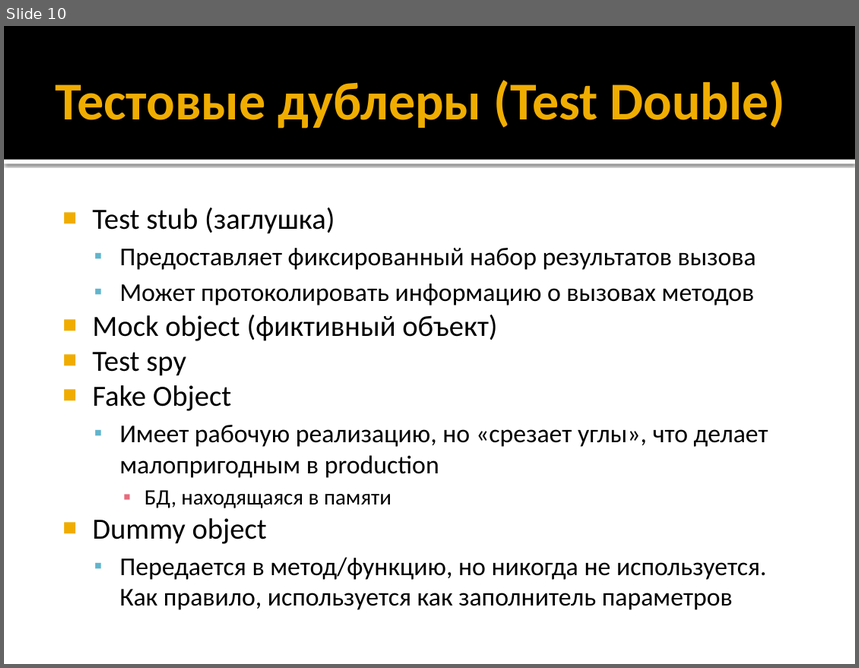
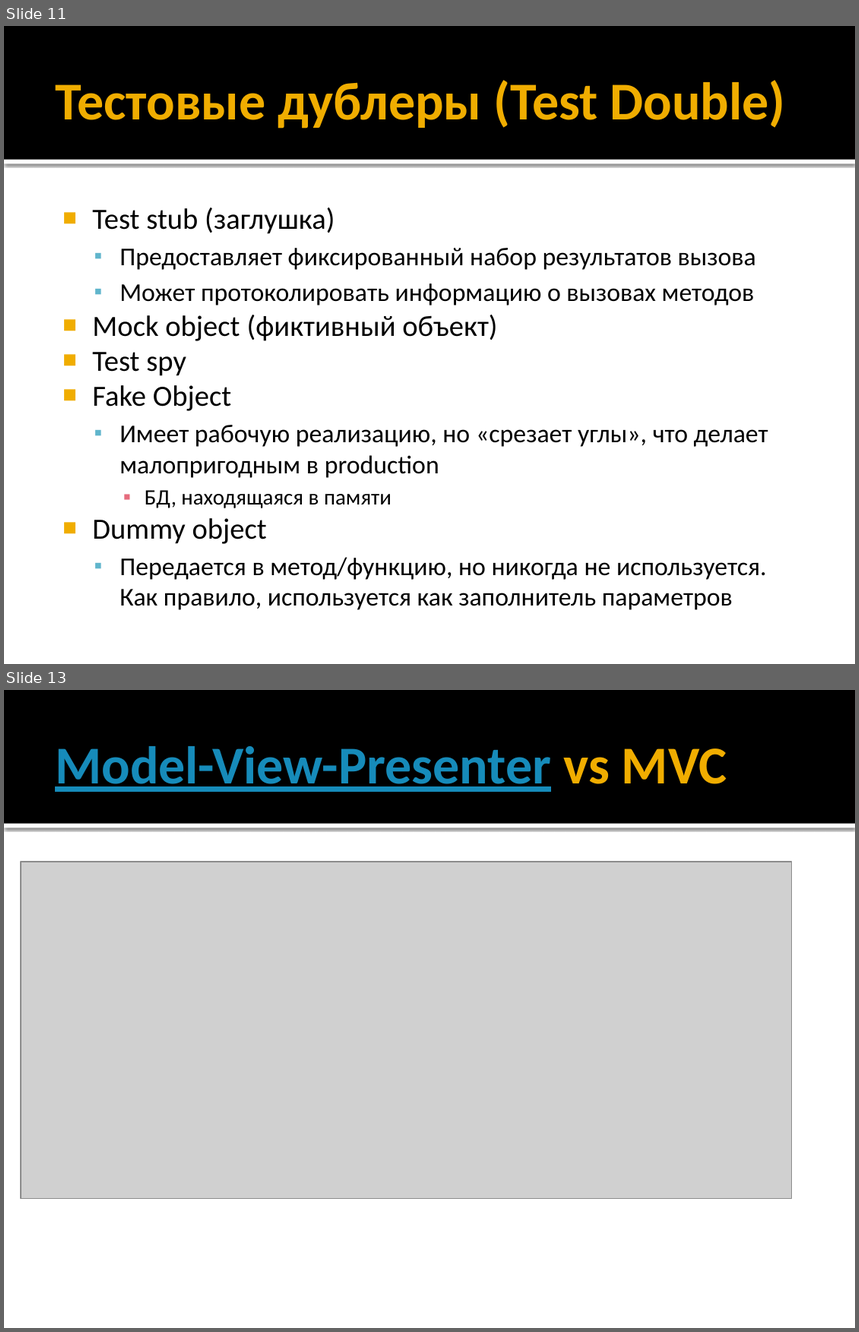
Before and after one commit to iv-sergius/ood, a slide deck: lectures/mvxx/mvxx.pptx. Shown one above the other, each under a label of ours: slide 10 before the commit, slides 11 and 13 after it; the slides between them are not shown. The pictures are 859x668 and 859x1332 pixels, drawn with LibreOffice and Linux fonts; fonts in the diff are those of the drawing; grey boxes stand for pictures. Boxes give left, top, right and bottom in pixels: in the first picture for what was removed or moved away, otherwise in the second. Text is boxed around its words. In the diff, an @@ line names an element or a change of style, - is before the commit and + after.

```diff
--- a/lectures/mvxx/mvxx.pptx
+++ b/lectures/mvxx/mvxx.pptx
@@ slide 13 added at <box>4,690,855,1328</box>, background #FFFFFF; not listed: 2 template elements that a slide beside it also shows @@
@@ title added at <box>55,746,728,792</box>, 45 pt, text #168BBA, bold, underline @@
+Model-View-Presenter vs MVC
@@ picture added at <box>21,862,792,1199</box> @@
@@ what was slide 10 is now slide 11 @@
```
Also in this commit, not shown: 3 slides changed, 7 other slides added.
